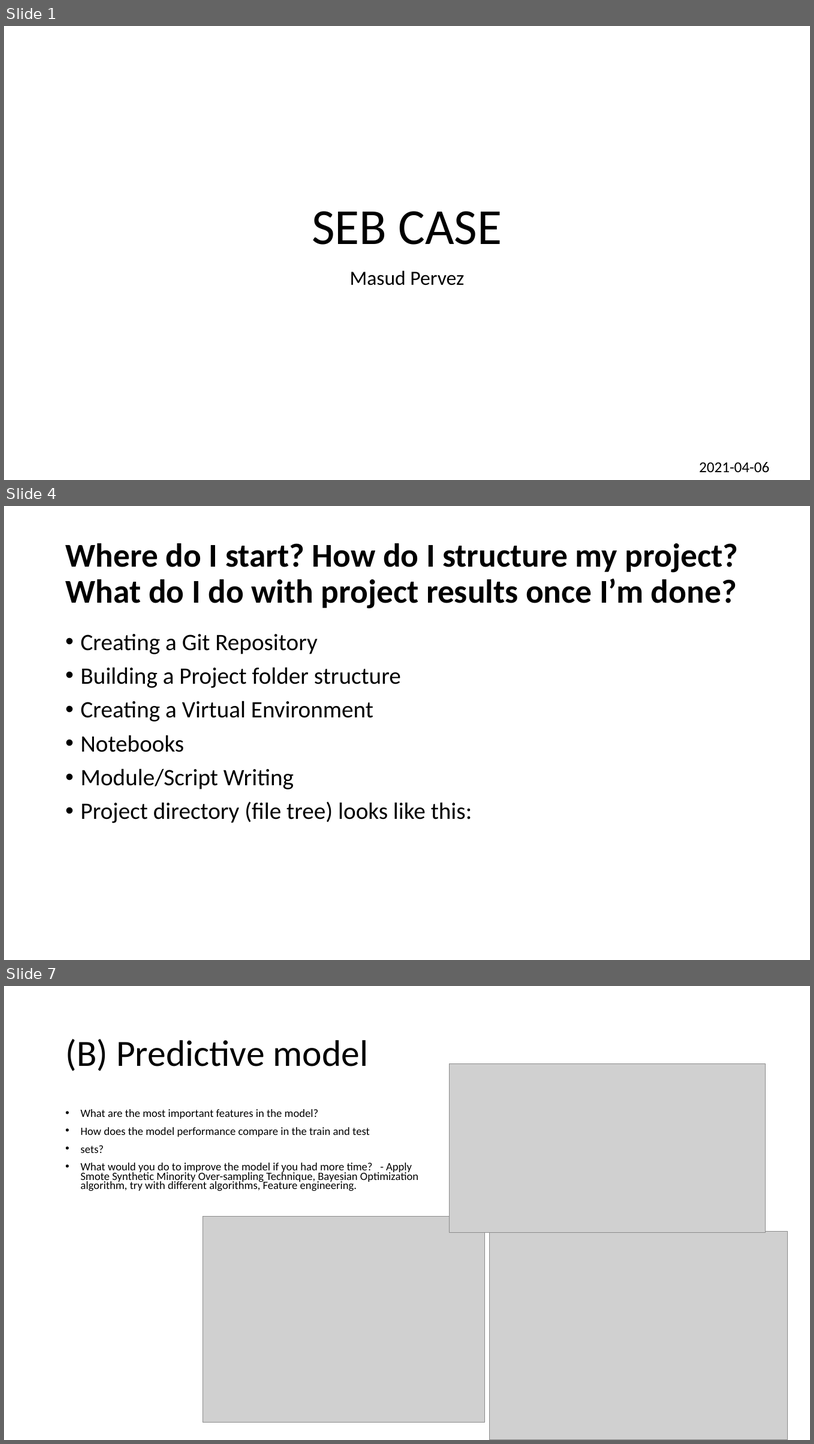
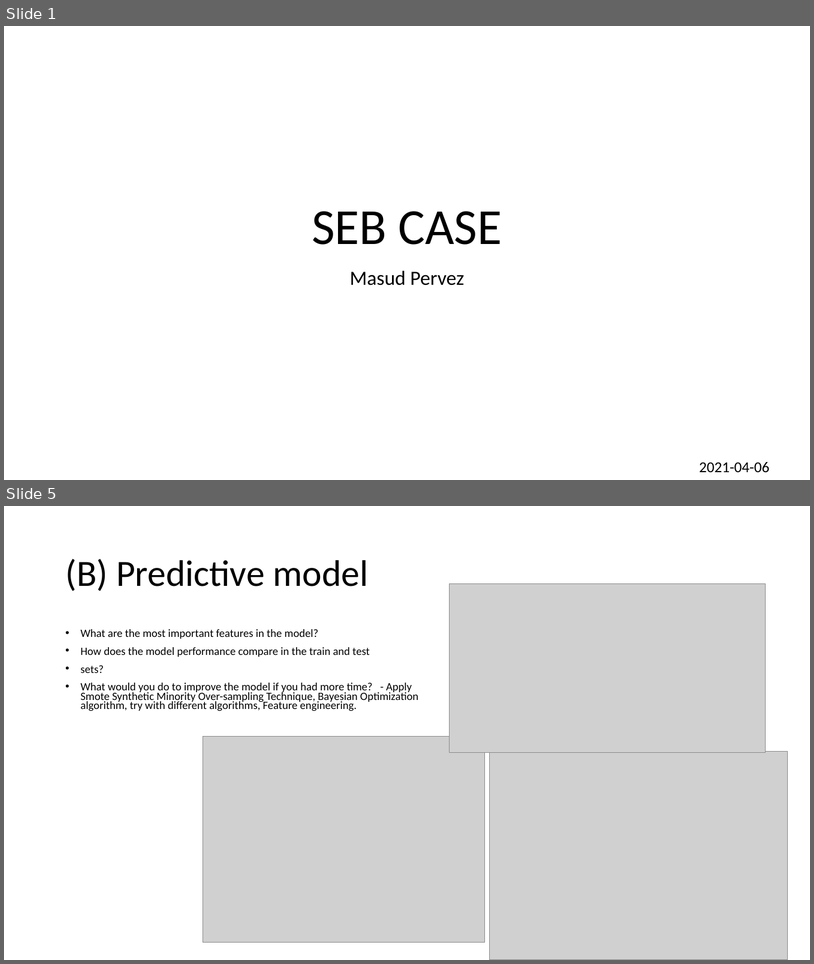
Before and after one commit to mmasud/DS_project, a slide deck: seb_project/results/presentation.pptx. Shown one above the other, each under a label of ours: slides 1, 4 and 7 before the commit, slides 1 and 5 after it; the slides between them are not shown. The pictures are 814x1444 and 814x964 pixels, drawn with LibreOffice and Linux fonts; fonts in the diff are those of the drawing; grey boxes stand for pictures. Boxes give left, top, right and bottom in pixels: in the first picture for what was removed or moved away, otherwise in the second. Text is boxed around its words. In the diff, an @@ line names an element or a change of style, - is before the commit and + after.

Commit message:
Updated presentation and notebook

```diff
--- a/seb_project/results/presentation.pptx
+++ b/seb_project/results/presentation.pptx
@@ slide 4 removed at (4,506,810,960), background #FFFFFF @@
@@ title removed at (65,543,739,609) @@
-Where do I start? How do I structure my project? What do I do with project results once I’m done?
@@ text removed at (81,634,472,823) @@
-• Creating a Git Repository
-• Building a Project folder structure
-• Creating a Virtual Environment
-• Notebooks
-• Module/Script Writing
-• Project directory (file tree) looks like this:
@@ what was slide 7 is now slide 5 @@
```
Also in this commit, not shown: 4 slides changed, 1 other slide removed, 11 other files.
